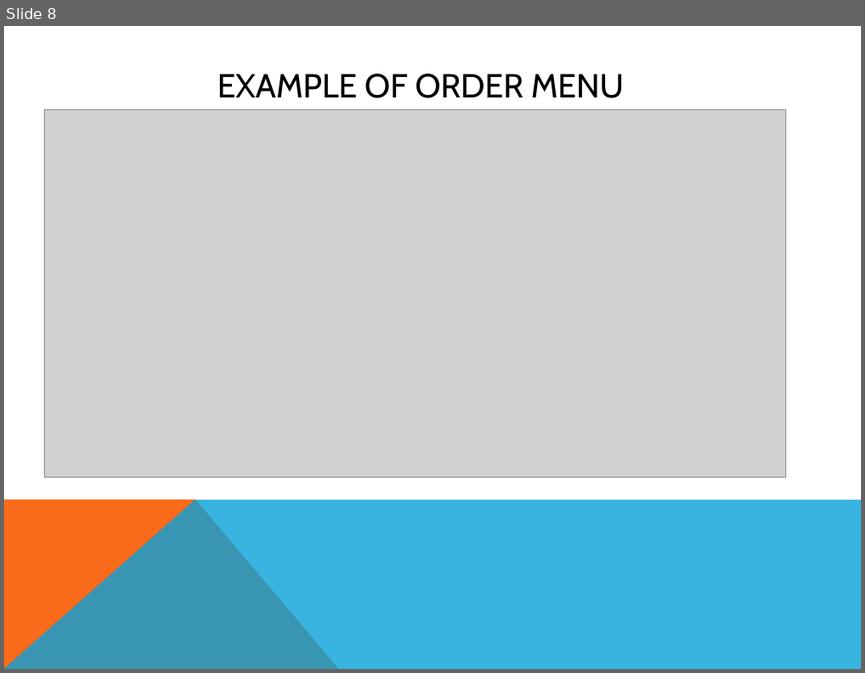
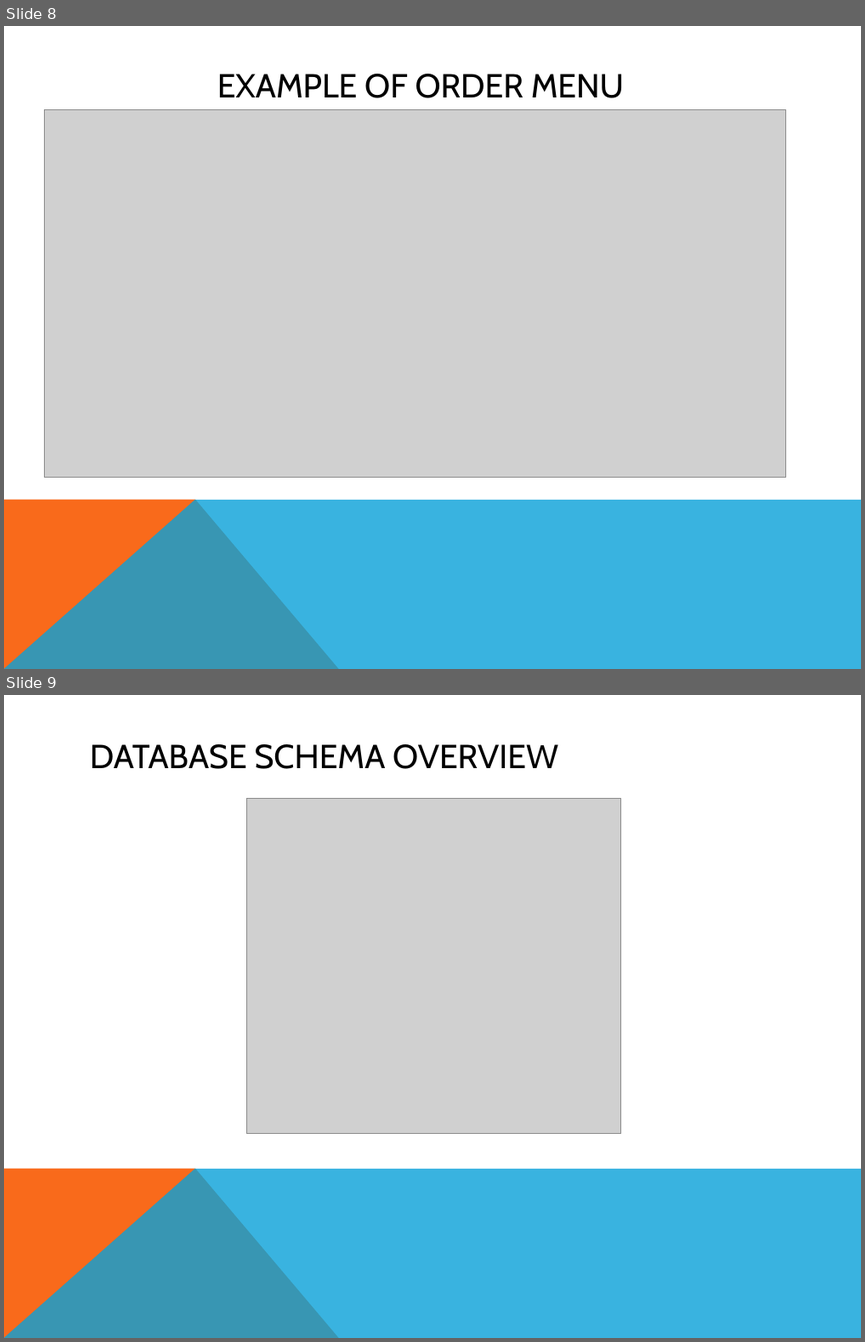
Before and after one commit to Dyndrilliac/cen-4010-assignments, a slide deck: Design Documents/PresentationSoft_latest version.pptx. Shown one above the other, each under a label of ours: slide 8 before the commit, slides 8 and 9 after it. The pictures are 865x673 and 865x1342 pixels, drawn with LibreOffice and Linux fonts; fonts in the diff are those of the drawing; grey boxes stand for pictures. Boxes give left, top, right and bottom in pixels: in the first picture for what was removed or moved away, otherwise in the second. Text is boxed around its words. In the diff, an @@ line names an element or a change of style, - is before the commit and + after.

```diff
--- a/Design Documents/PresentationSoft_latest version.pptx
+++ b/Design Documents/PresentationSoft_latest version.pptx
@@ slide 9 added at (4,695,861,1338), background #FFFFFF; not listed: 2 template elements that a slide beside it also shows @@
@@ title added at (90,744,558,769), 28 pt, text #000000 @@
+DATABASE SCHEMA OVERVIEW
@@ picture added at (246,798,621,1133) @@
```
Also in this commit, not shown: 5 other slides added, 7 slides removed.
